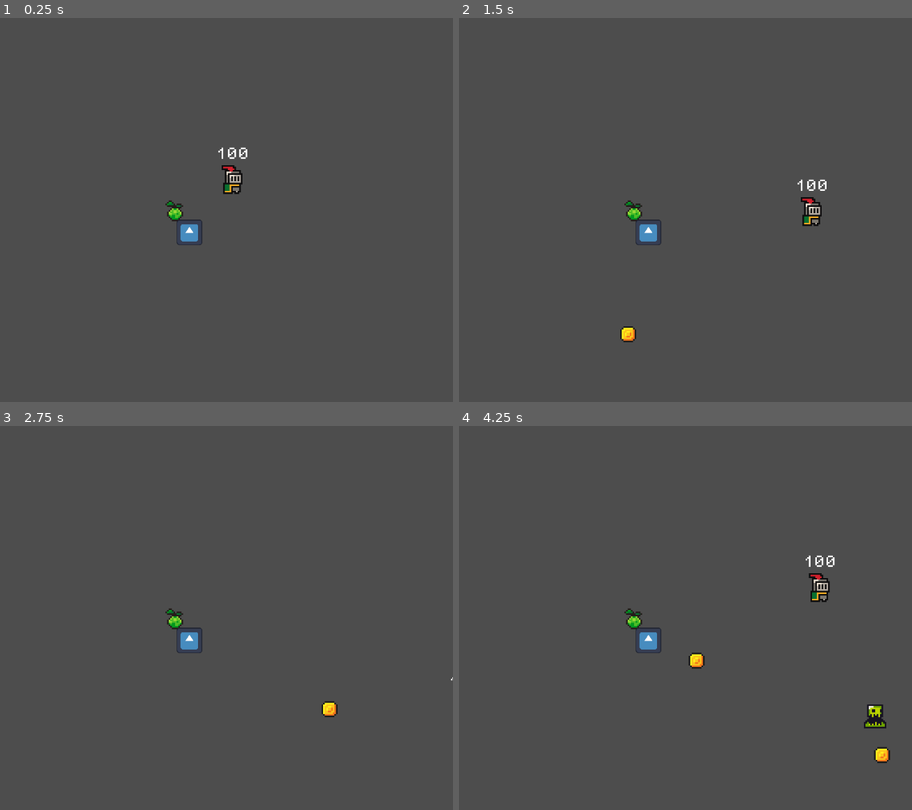
Above: before the commit, frames 1-4 (two rows, left to right).
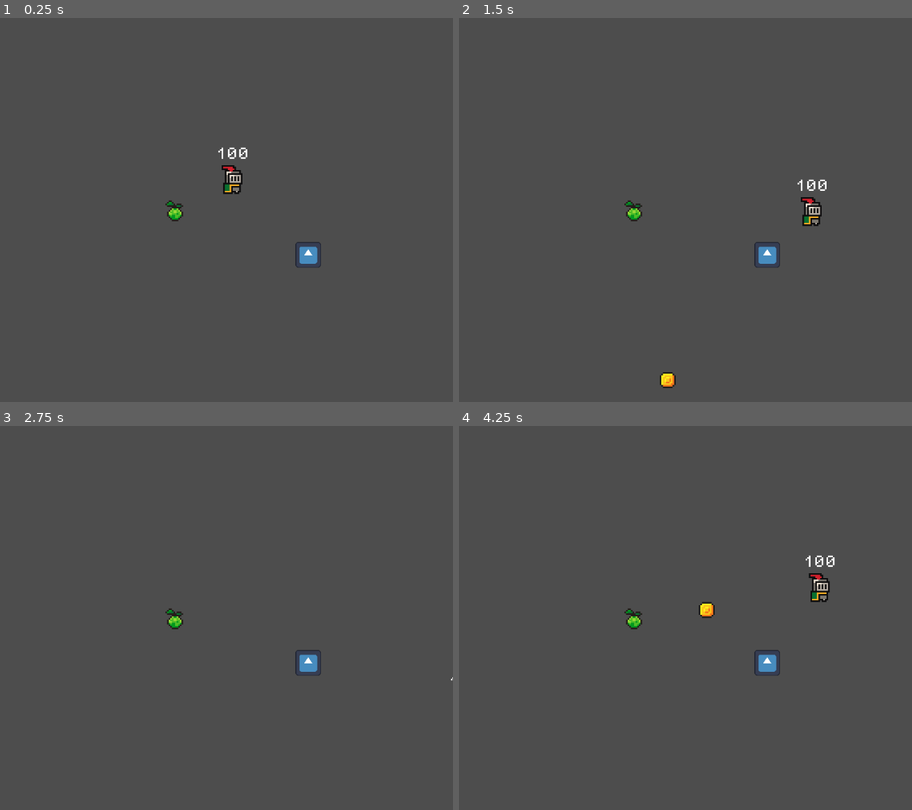
Above: after the commit, the same moments.

Repository: Manas-Goyal-1/The-Last-Five
Game: Godot game, scene res://scenes/outside.tscn
The game is run twice, just before and just after one commit, with the same random seed, the same clock (stepped at 60 frames per second) and the same inputs. The engine's default icon, where the game draws it, is replaced by a stand-in: a white triangle on a blue panel in a dark square.
Inputs:
- Up to frame 1 (0.25 s): no input
- Up to frame 2 (1.5 s): hold D (right) 0.53-1.28 s; hold S (down) from 1.28 s (still down)
- Up to frame 3 (2.75 s): release S (down) at 2.03 s; hold D (right) from 2.03 s (still down)
- Up to frame 4 (4.25 s): release D (right) at 2.78 s; hold W (up) 2.78-3.53 s; hold A (left) from 3.53 s (still down)

The runs differ from the first frame. In frame 1, 0.5% of the frame differs, in the area x 38-71%, y 52-65%; in frame 2, 0.7%; in frame 3, 0.6%; in frame 4, 1.1%, in the area x 38-96%, y 45-88%.

Commit message:
Fixed shooting behaviour

Diff:
--- a/scenes/outside.tscn
+++ b/scenes/outside.tscn
@@ -40,6 +40,8 @@
 [node name="Zombies" type="Node" parent="."]
 
 [node name="Weapon1" parent="." instance=ExtResource("4_7r1kg")]
-position = Vector2(9, 14)
+position = Vector2(83, 28)
+
+[node name="Projectiles" type="Node" parent="."]
 
 [connection signal="timeout" from="Timer" to="." method="_on_timer_timeout"]
--- a/scripts/projectile.gd
+++ b/scripts/projectile.gd
@@ -1,16 +1,15 @@
 extends Area2D
 
 const DAMAGE = 20
-const SPEED = 130
-var target_pos: Vector2
+const SPEED = 200
+var target: Vector2
 
 
 # Momvement
 func _process(delta: float) -> void:
-	var direction: Vector2 = target_pos - position
+	var direction: Vector2 = target - position
 	var velocity = direction.normalized() * SPEED
 	self.position += velocity * delta
-	queue_redraw()
 
 	if abs(position.x) > get_viewport_rect().size.x or abs(position.y) > get_viewport_rect().size.y or direction.length() < 3:
 		queue_free()
@@ -19,12 +18,7 @@
 
 func _on_area_entered(area: Area2D) -> void:
 	if not area.is_in_group("zombies"):
-		print(area.name)
 		return
 
 	area.take_damage(DAMAGE)
 	queue_free()
-
-
-#func _draw() -> void:
-	#draw_circle(target_pos - position, 2, Color(1, 0, 0), true)
--- a/scripts/weapon_1.gd
+++ b/scripts/weapon_1.gd
@@ -16,5 +16,7 @@
 	if zombies.get_child_count() == 0:
 		return
 
-	projectile.target_pos = zombies.get_children()[randi_range(0, zombies.get_child_count()-1)].position
-	add_child(projectile)
+	projectile.target = zombies.get_children()[randi_range(0, zombies.get_child_count()-1)].position
+	projectile.position = position
+
+	get_node("../Projectiles").add_child(projectile)
--- a/scripts/zombie.gd
+++ b/scripts/zombie.gd
@@ -21,7 +21,6 @@
 	# velocity is built in
 	var velocity = direction.normalized() * SPEED
 	self.position += velocity * delta
-	queue_redraw()
 
 
 func take_damage(damage):
@@ -53,8 +52,3 @@
 
 func _on_weapon_attack_timer_timeout() -> void:
 	weapon.take_damage(WEAPON_ATTACK)
-
-#func _draw():
-	#var color = Color(0, 1, 0)  # Green
-	#var radius = 2.0
-	#draw_circle(Vector2.ZERO, radius, color, true)  # Draw at the local origin
